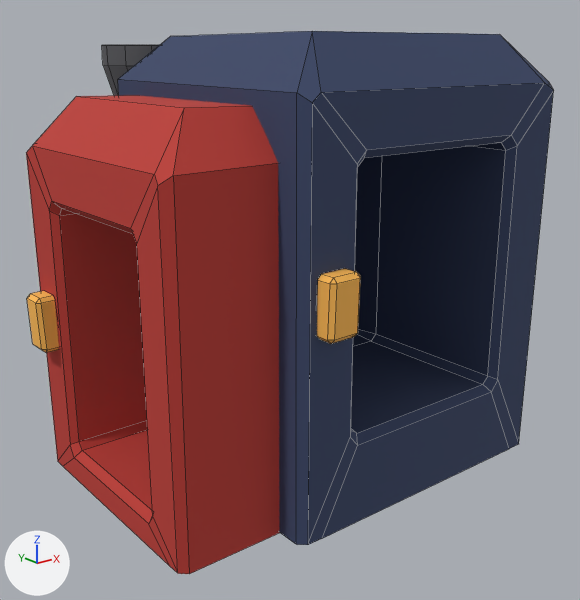
Renders of the FBX model JustATest/Assets/Models/Machines.FBX from each side of a commit.
Both versions are drawn from a camera (50 mm lens) standing at (-3.06, -3.5, 2.11) and looking at (-0.09, 0.21, 0.63). Lighting does not change. The marker at lower left points along +X, +Y and +Z. Mesh edges are drawn as thin lines. Where no turn or scale is listed for an object, it has been applied to the vertices.
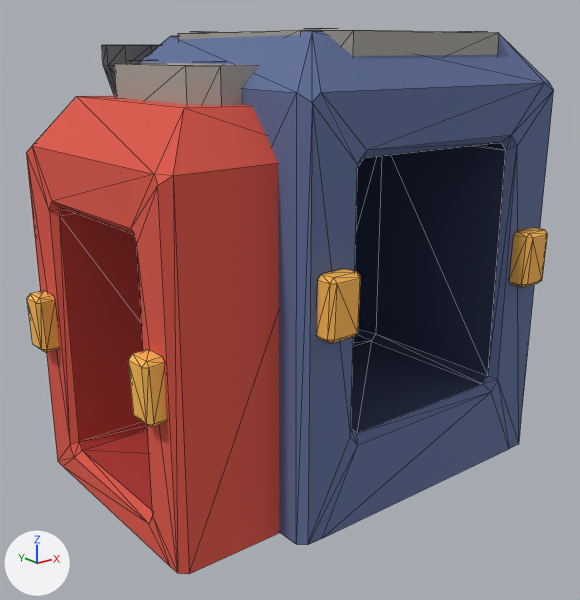
Changed parts and their boxes (x1, y1, x2, y2) in the pictures (580 x 600 px):
'Box003', reshaped
    before: (26, 31, 554, 574)
    after: (26, 28, 554, 574)
part 1 of me_mesh, added
    after: (114, 28, 499, 105)
part 2 of me_mesh, added (brown)
    after: (510, 227, 548, 288)
part 3 of me_mesh, added (orange)
    after: (128, 349, 167, 427)

What changed in the scene script:
```text
Change me_mesh:
    used by ob_box003; location = (0.0, 0.0, 0.0)
    remove me_mesh.from_pydata(...)  # 424 vertices, 376 faces; spans x -1.55..1.18, y -0.95..1.79, z -0.26..2.19
    add me_mesh.from_pydata(...)  # 520 vertices, 834 faces; spans x -1.55..1.18, y -0.95..1.79, z -0.26..2.2
    me_mesh part 1: 56 vertices added at x -1.09..0.75, y -0.71..0.66, z 1.74..2.2
    me_mesh part 2: 20 vertices added at x 0.66..0.86, y -0.95..-0.84, z 0.82..1.14
    me_mesh part 3: 20 vertices added at x -1.55..-1.43, y -0.61..-0.45, z 0.51..0.83
```
